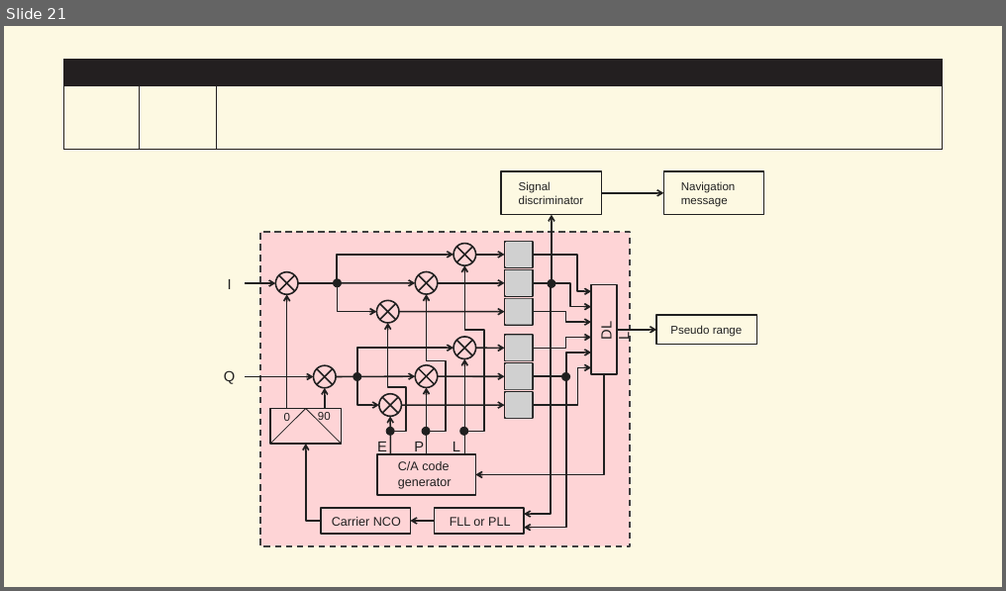
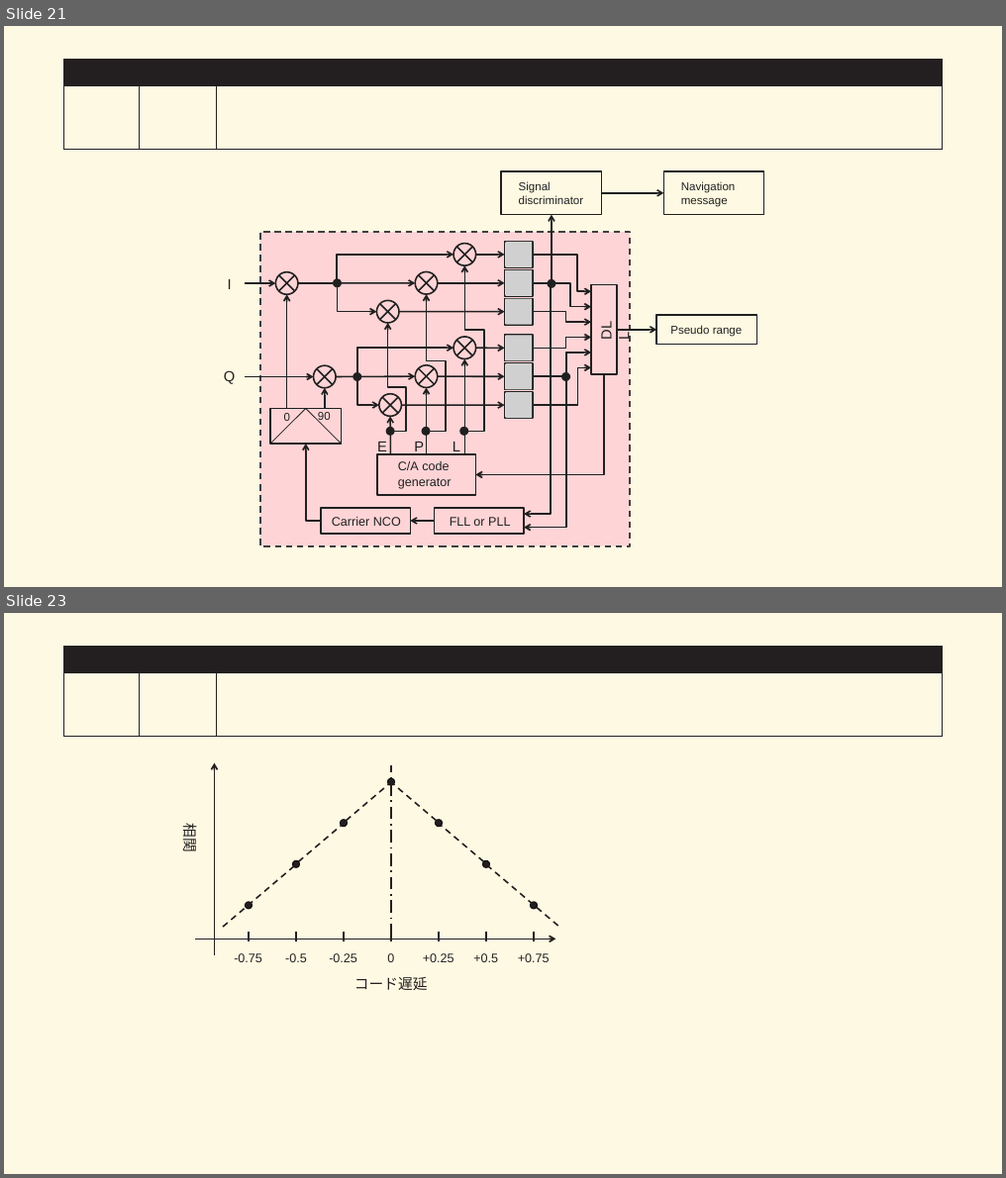
Before and after one commit to OpenSUSI/First_Tapeout_2026, a slide deck: first_tapeout_gps/Documentation/WeeklyReport/figure/2026-0726-0801/小型ロケット向け衛星航法装置の開発.pptx. Shown one above the other, each under a label of ours: slide 21 before the commit, slides 21 and 23 after it; the slides between them are not shown. The pictures are 1006x591 and 1006x1178 pixels, drawn with LibreOffice and Linux fonts; fonts in the diff are those of the drawing; grey boxes stand for pictures; background and template pictures are left out. Boxes give left, top, right and bottom in pixels: in the first picture for what was removed or moved away, otherwise in the second. Text is boxed around its words. In the diff, an @@ line names an element or a change of style, - is before the commit and + after.

```diff
--- a/first_tapeout_gps/Documentation/WeeklyReport/figure/2026-0726-0801/小型ロケット向け衛星航法装置の開発.pptx
+++ b/first_tapeout_gps/Documentation/WeeklyReport/figure/2026-0726-0801/小型ロケット向け衛星航法装置の開発.pptx
@@ slide 23 added at (x1=4, y1=613, x2=1002, y2=1174), background #FDF9E2; not listed: 4 template elements that a slide beside it also shows @@
@@ page number added at (x1=140, y1=679, x2=217, y2=731), 32 pt, text #FDF9E2, bold @@
+23
@@ group added at (x1=180, y1=763, x2=558, y2=990): 14 lines, 9 texts, 7 ellipses, 2 arrows @@
+0
+-0.25
+-0.5
+-0.75
++0.25
++0.5
++0.75
+コード遅延
+相関
```
Also in this commit, not shown: 1 slide changed, 2 other slides added, 5 other files.
